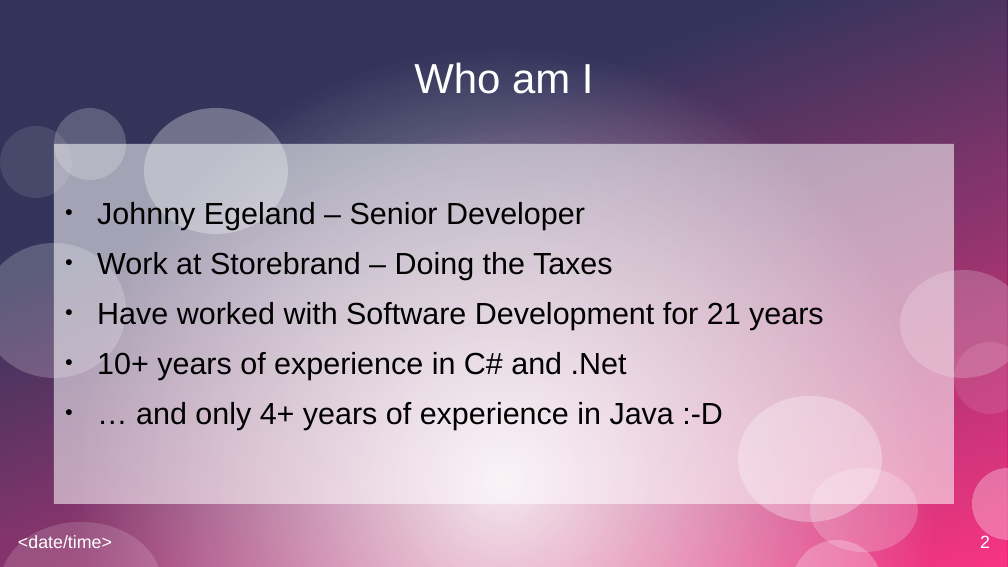
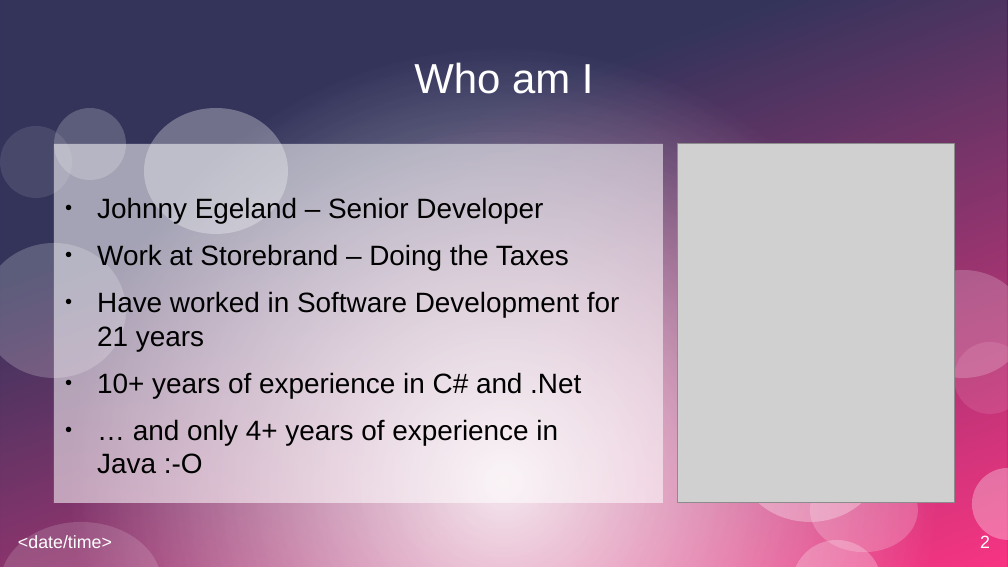
Before and after one commit to johnnyegel/Talk_JavaLatestAndGreatest, a slide deck: slide 2 of Presentation/JavaLatestAndGreatest.odp. Drawn at 1008x567 pixels with LibreOffice and Linux fonts; fonts in the diff are those of the drawing; grey boxes stand for pictures. Boxes give left, top, right and bottom in pixels: in the first picture for what was removed or moved away, otherwise in the second. Text is boxed around its words. In the diff, an @@ line names an element or a change of style, - is before the commit and + after.

```diff
--- a/Presentation/JavaLatestAndGreatest.odp
+++ b/Presentation/JavaLatestAndGreatest.odp
@@ text "Johnny Egeland – Senior Developer": place and size @@
-text "Johnny Egeland – Senior Developer" at bbox=[54, 144, 954, 504]
+text "Johnny Egeland – Senior Developer" at bbox=[54, 144, 663, 503]
@@ picture added at bbox=[678, 144, 955, 503] @@
@@ text at bbox=[97, 197, 581, 398]: size 24 to 22 pt in "Johnny Egeland – Senior Developer", "Work at Storebrand – Doing the Taxes", "10+ years of experience in C# and ..." @@
@@ text at bbox=[97, 291, 620, 351]: text changed; size 24 to 22 pt @@
-● Have worked with Software Development for 21 years
+● Have worked in Software Development for
+  21 years
@@ text at bbox=[97, 419, 558, 474]: text changed; size 24 to 22 pt @@
-● … and only 4+ years of experience in Java :-D
+● … and only 4+ years of experience in
+  Java :-O
```
Also in this commit, not shown: 6 other slides changed, 3 other files.
